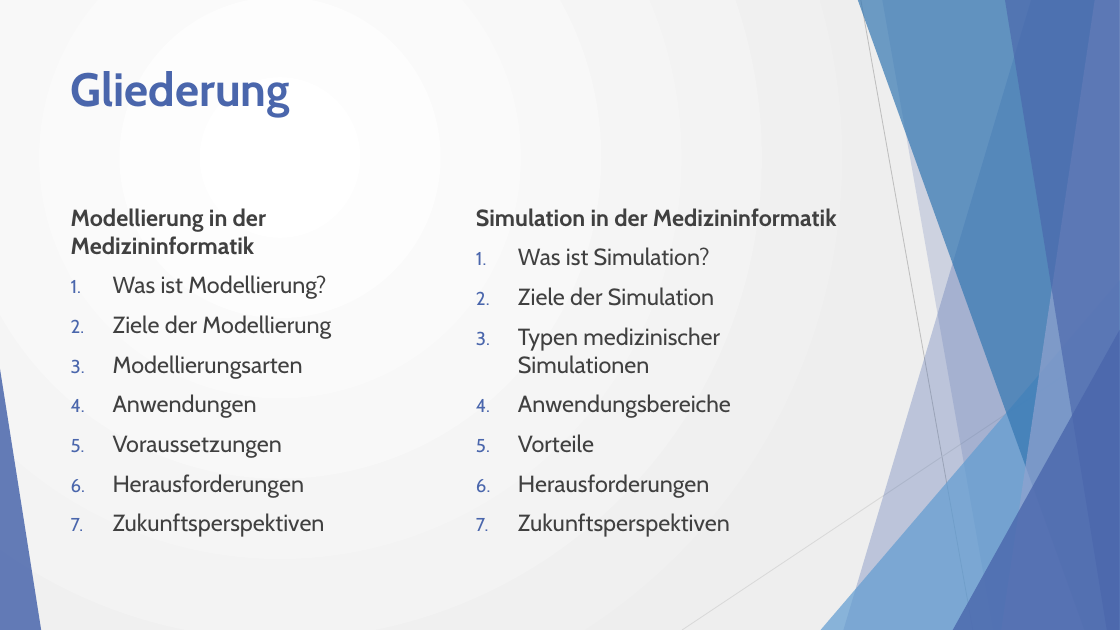
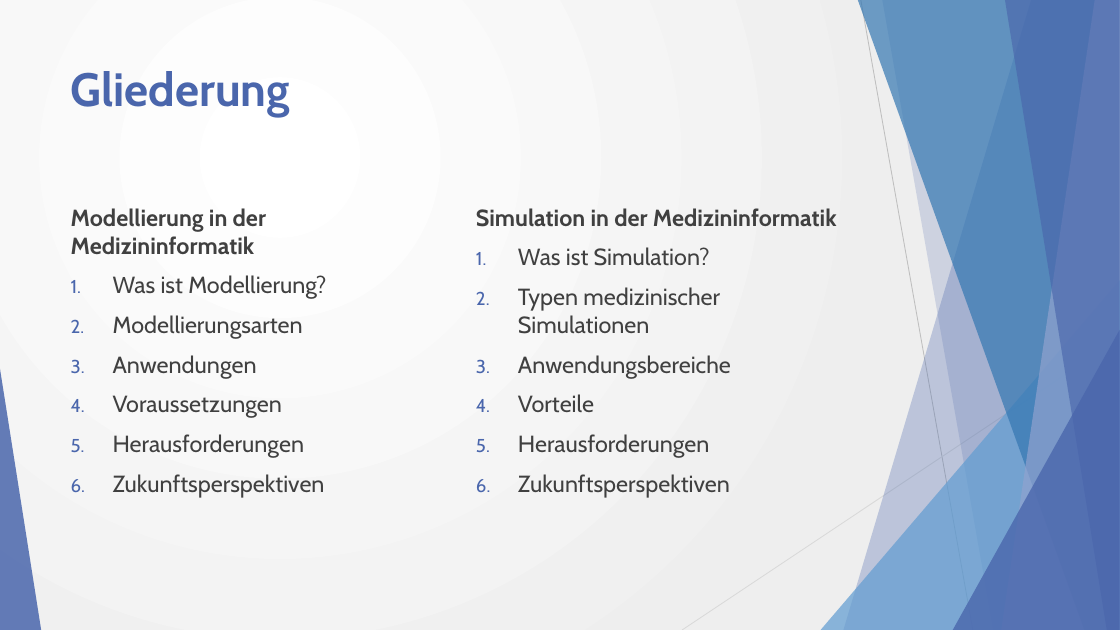
Before and after one commit to w0fl/w0fl, a slide deck: slide 2 of Simulation und Modellierung in der Medizininformatik_2.0.pptx. Drawn at 1120x630 pixels with LibreOffice and Linux fonts; fonts in the diff are those of the drawing. Boxes give left, top, right and bottom in pixels: in the first picture for what was removed or moved away, otherwise in the second. Text is boxed around its words. In the diff, an @@ line names an element or a change of style, - is before the commit and + after.

```diff
--- a/Simulation und Modellierung in der Medizininformatik_2.0.pptx
+++ b/Simulation und Modellierung in der Medizininformatik_2.0.pptx
@@ text at (518, 287, 714, 306): paragraph removed @@
-2. Ziele der Simulation
@@ text at (113, 315, 331, 339): paragraph removed @@
-2. Ziele der Modellierung
```
Also in this commit, not shown: 11 other slides changed, 2 slides removed, 3 other files.
